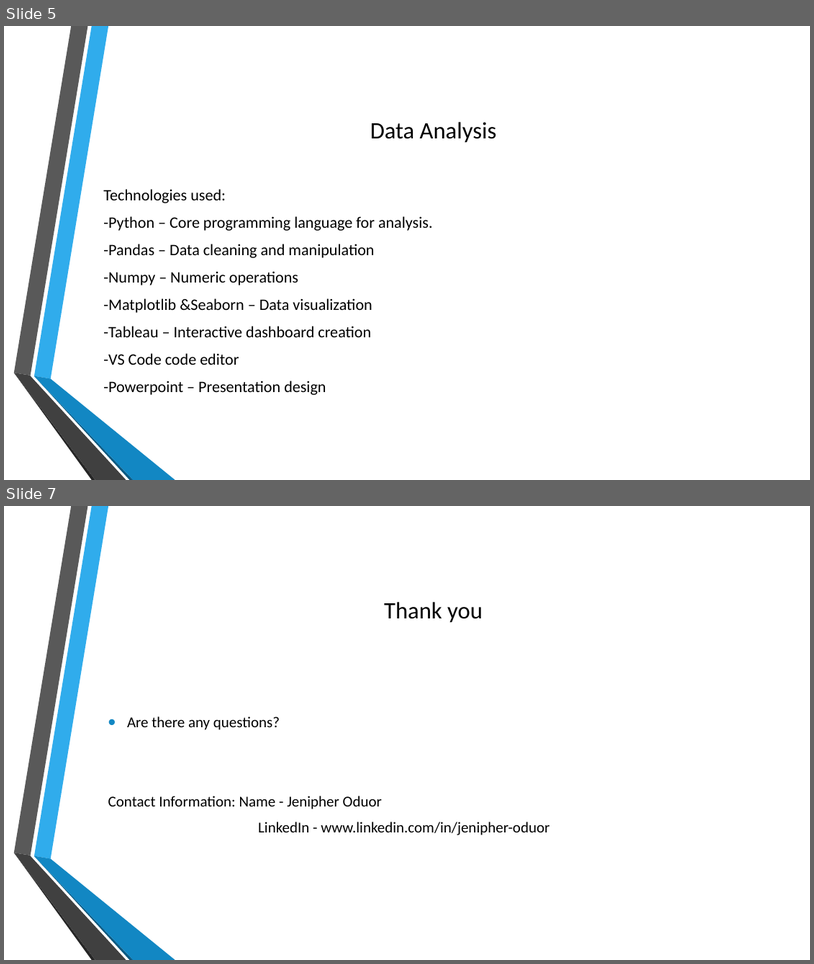
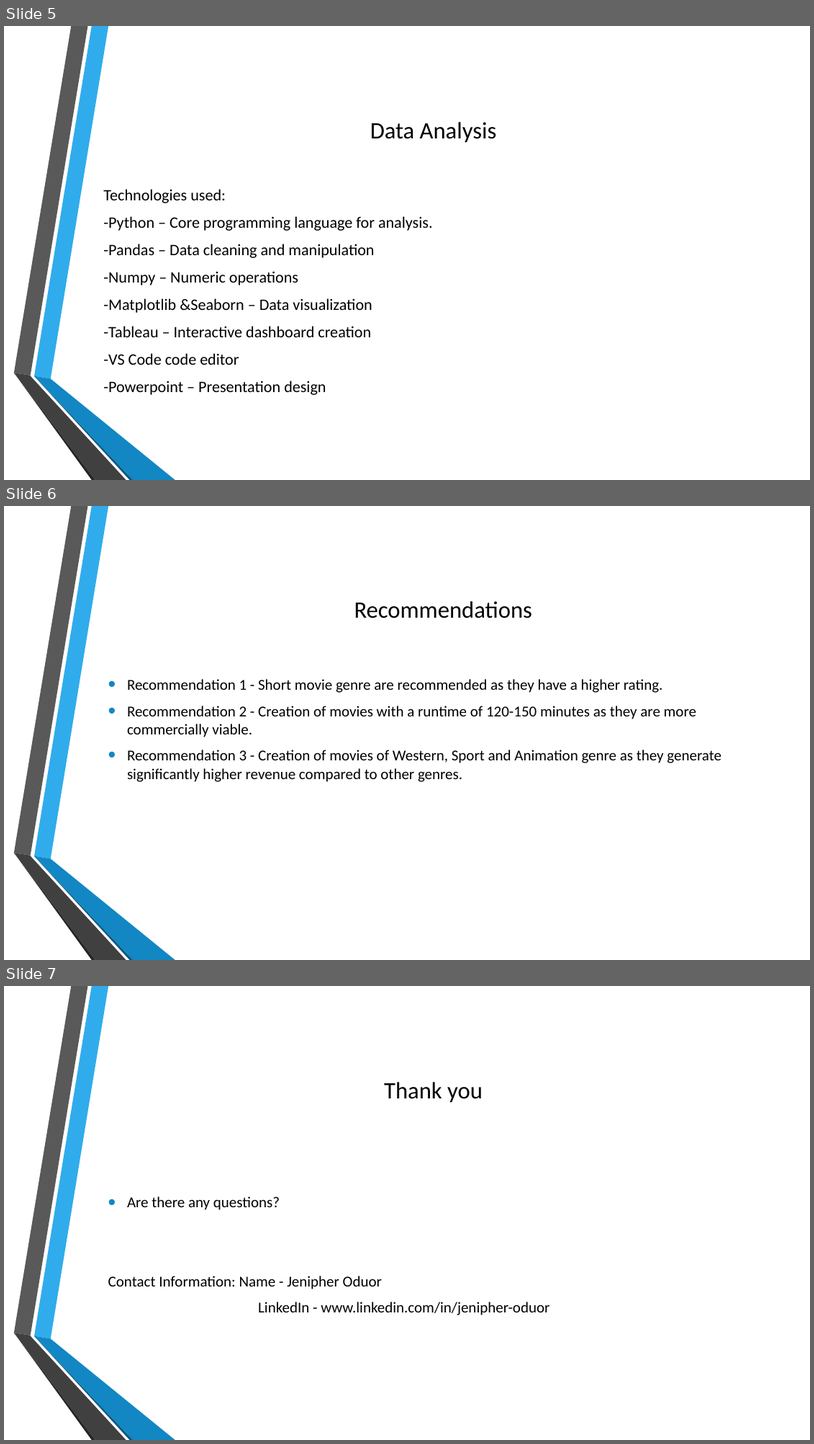
Before and after one commit to OpusDEI-cloud/dsc-phase-2-project-PT11-Grp4, a slide deck: Film Type Recommendations for a New Movie.pptx. Shown one above the other, each under a label of ours: slides 5 and 7 before the commit, slides 5, 6 and 7 after it; the slides between them are not shown. The pictures are 814x964 and 814x1444 pixels, drawn with LibreOffice and Linux fonts; fonts in the diff are those of the drawing; background and template pictures are left out. Boxes give left, top, right and bottom in pixels: in the first picture for what was removed or moved away, otherwise in the second. Text is boxed around its words. In the diff, an @@ line names an element or a change of style, - is before the commit and + after.

Commit message:
Modified powerpoint

```diff
--- a/Film Type Recommendations for a New Movie.pptx
+++ b/Film Type Recommendations for a New Movie.pptx
@@ slide 6 added at <box>4,506,810,960</box>, background picture (left out); not listed: 6 template elements that a slide beside it also shows @@
@@ title added at <box>355,601,532,618</box>, 28 pt, text #000000 @@
+Recommendations
@@ text added at <box>127,679,722,782</box>, 18 pt, text #000000 @@
+• Recommendation 1 - Short movie genre are recommended as they have a higher rating.
+• Recommendation 2 - Creation of movies with a runtime of 120-150 minutes as they are more commercially viable.
+• Recommendation 3 - Creation of movies of Western, Sport and Animation genre as they generate significantly higher revenue compared to other genres.
```
Also in this commit, not shown: 1 slide removed, 1 other file.
